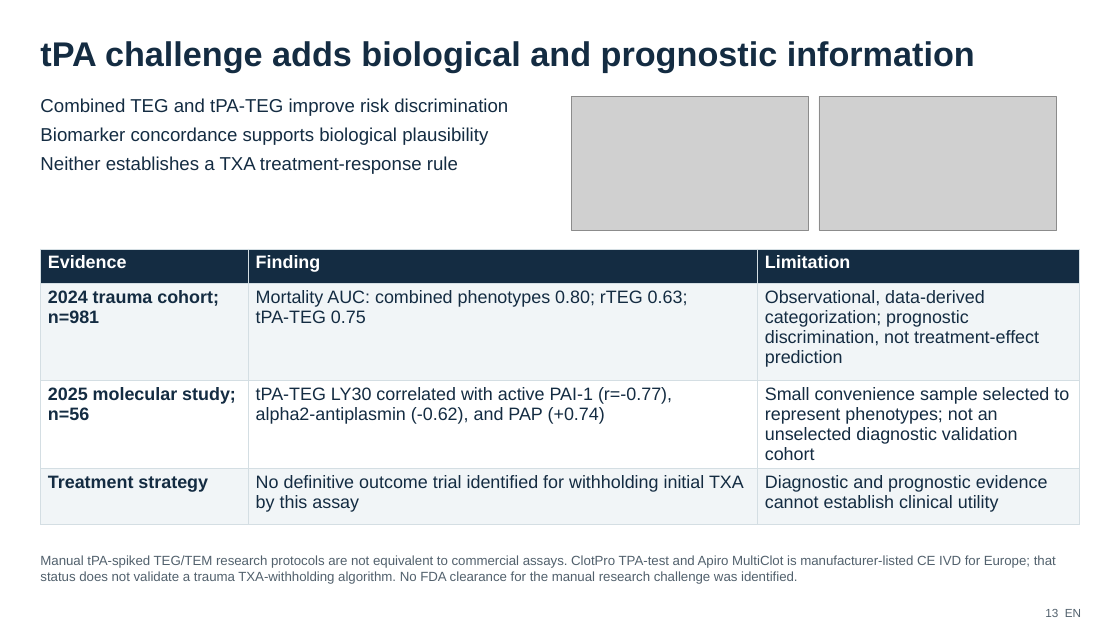
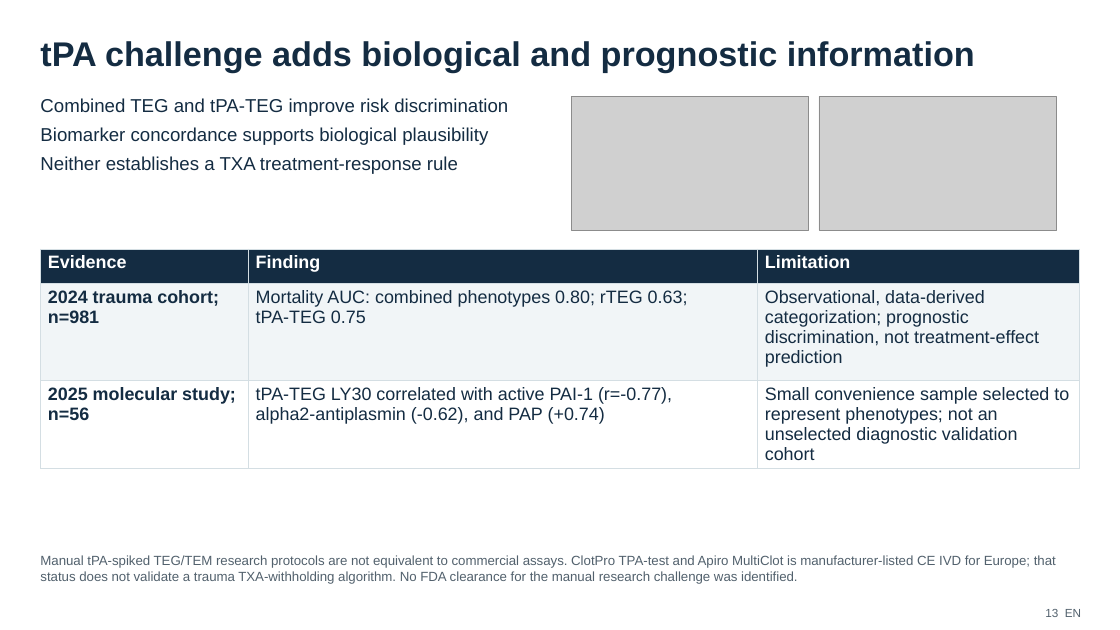
Before and after one commit to cryanking/cryanking.github.io, a slide deck: slide 30 of lectures/tark/TXA_Trauma_English_Turkish.pptx. Drawn at 1120x630 pixels with LibreOffice and Linux fonts; fonts in the diff are those of the drawing; grey boxes stand for pictures. Boxes give left, top, right and bottom in pixels: in the first picture for what was removed or moved away, otherwise in the second. Text is boxed around its words. In the diff, an @@ line names an element or a change of style, - is before the commit and + after.

```diff
--- a/lectures/tark/TXA_Trauma_English_Turkish.pptx
+++ b/lectures/tark/TXA_Trauma_English_Turkish.pptx
@@ table at (40, 249, 1079, 473) @@
-row 4: Treatment strategy | No definitive outcome trial identified for withholding initial TXA / by this assay | Diagnostic and prognostic evidence / cannot establish clinical utility
```
Also in this commit, not shown: 14 other slides changed, 1 slide added.
